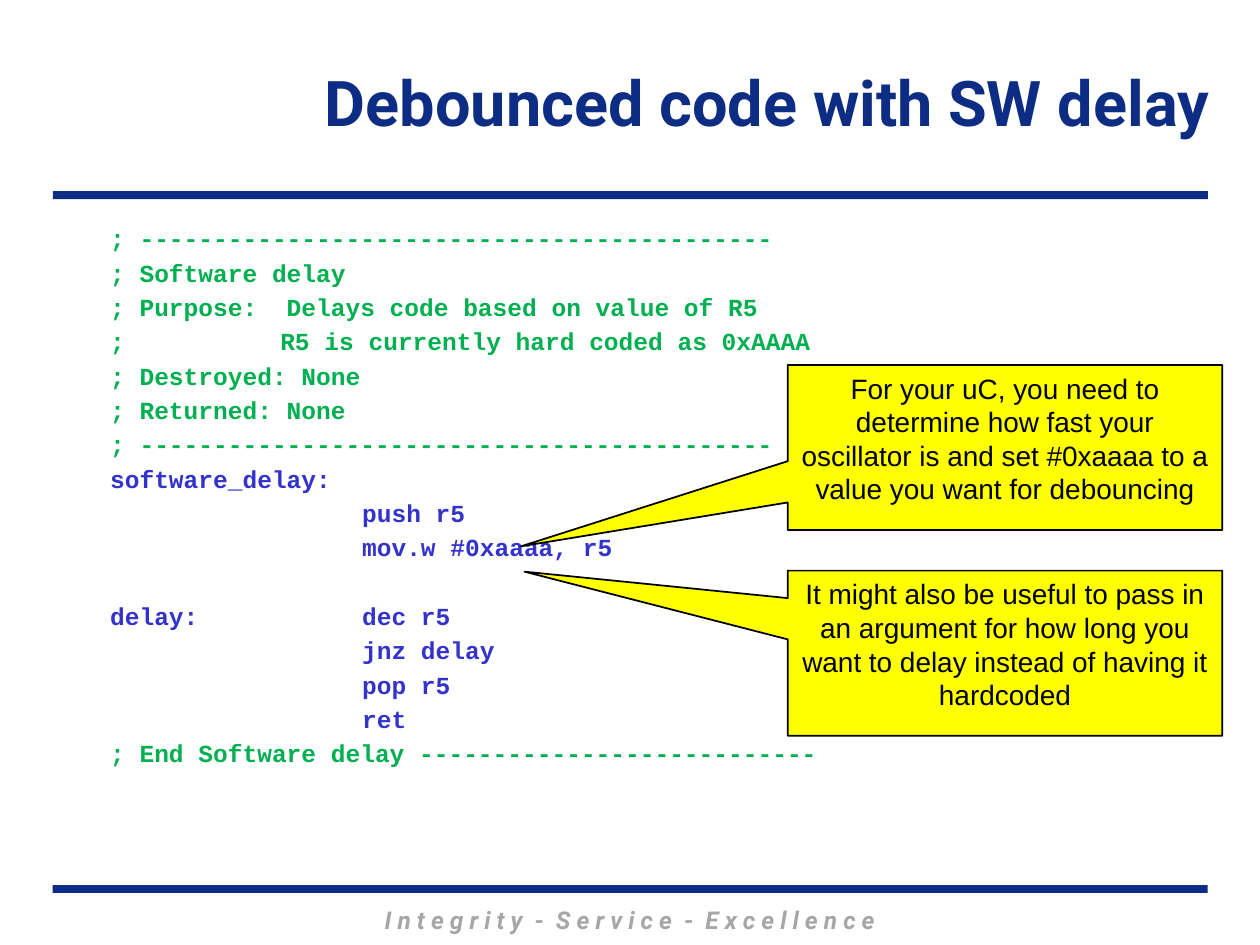
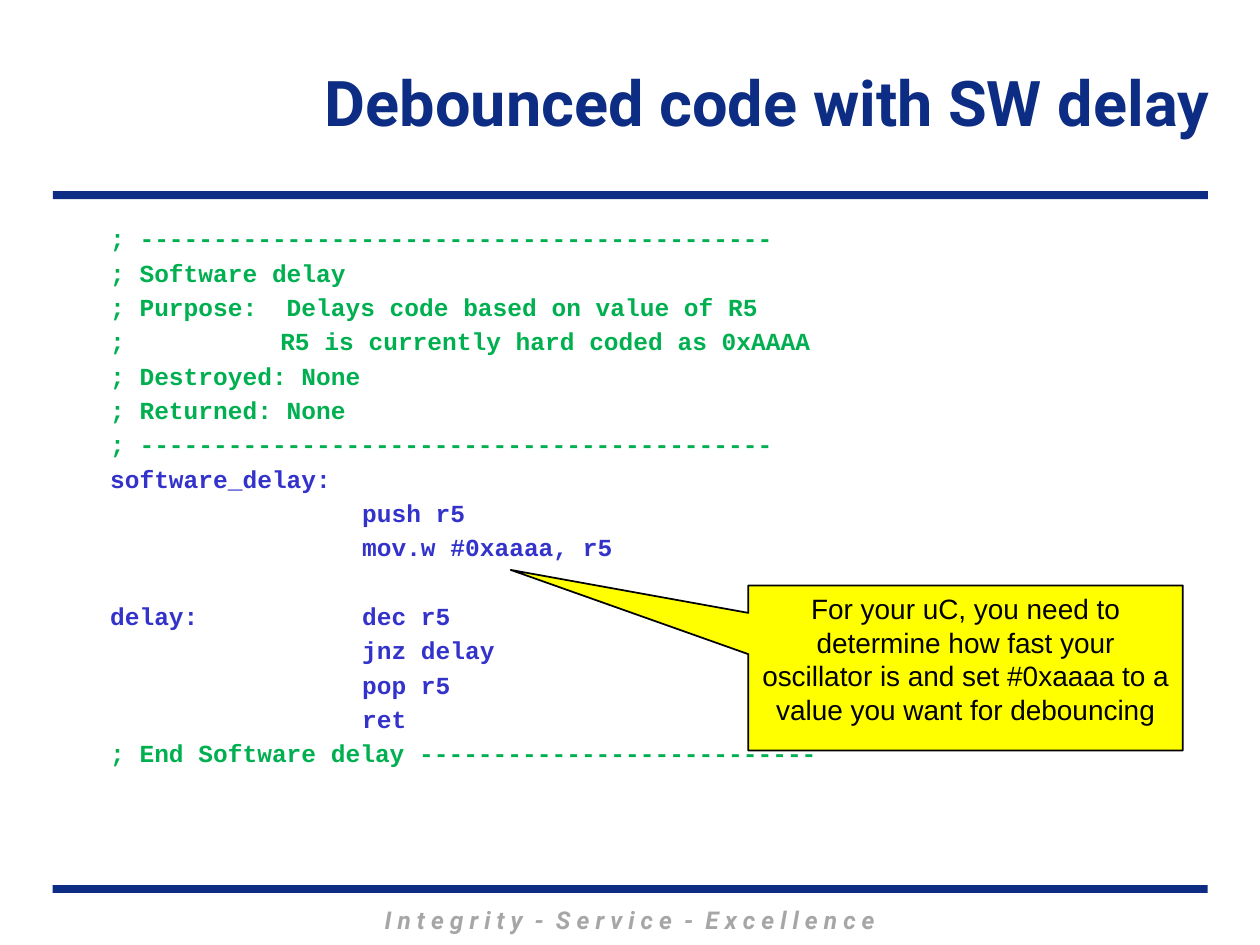
Before and after one commit to MarsUniversity/ECE382, a slide deck: slide 20 of source/lessons/lsn14-15/Lsn14-15.pptx. Drawn at 1260x945 pixels with LibreOffice and Linux fonts; fonts in the diff are those of the drawing; background and template pictures are left out. Boxes give left, top, right and bottom in pixels: in the first picture for what was removed or moved away, otherwise in the second. Text is boxed around its words. In the diff, an @@ line names an element or a change of style, - is before the commit and + after.

Commit message:
slide updates

```diff
--- a/source/lessons/lsn14-15/Lsn14-15.pptx
+++ b/source/lessons/lsn14-15/Lsn14-15.pptx
@@ speech box "For your uC, you need ..." moved from (x1=788, y1=365, x2=1222, y2=530) to (x1=748, y1=586, x2=1183, y2=751) @@
@@ speech box "For your uC, you need ..." at (x1=748, y1=586, x2=1183, y2=751): proportions changed @@
@@ speech box removed at (x1=788, y1=571, x2=1222, y2=736) @@
-It might also be useful to pass in an argument for how long you want to delay instead of having it hardcoded
```
Also in this commit, not shown: 6 other slides changed.
